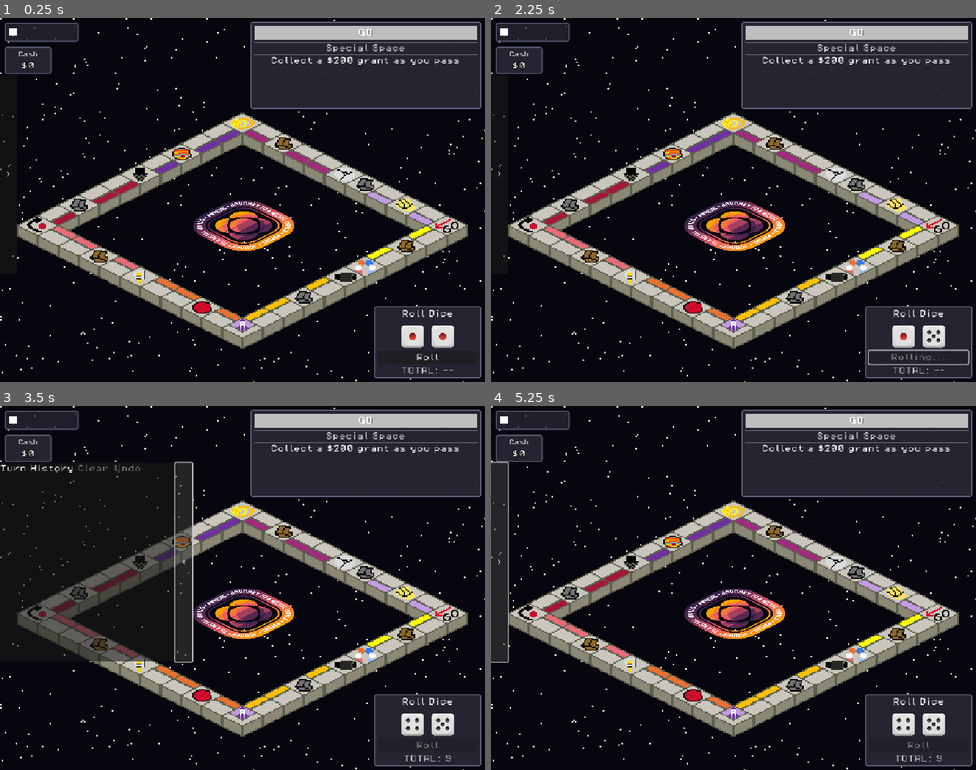
Above: before the commit, frames 1-4 (two rows, left to right).
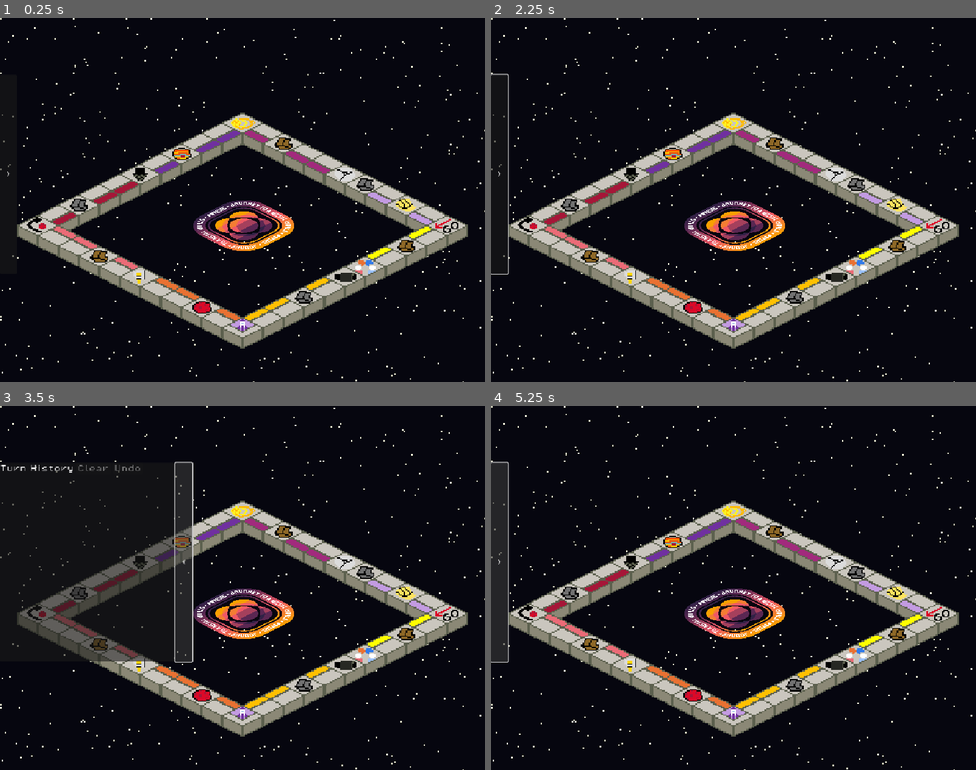
Above: after the commit, the same moments.

Repository: MissionToPsyche-Platinum/platinum_24d_game_psycheopoly-psb
Game: Godot game, scene res://scenes/GameBoard.tscn
Two runs of this game, one before a commit and one after it. Both use one fixed random seed, a clock stepped at 60 frames per second and the inputs below. This scene is started directly instead of the project's main scene.
Inputs (mouse positions are in pixels of both pictures, inside the frame that each line leads up to):
- Up to frame 1 (0.25 s): no input
- Up to frame 2 (2.25 s): click ">" at 0.5 s; click "<" at 1.25 s; click (917, 356) at 2 s, where only the run before the commit has a clickable "Roll"
- Up to frame 3 (3.5 s): click ">" at 2.75 s
- Up to frame 4 (5.25 s): click "<" at 3.5 s; click ">" at 4.25 s; click "<" at 5 s

The runs differ from the first frame. In frame 1, 17% of the frame differs, in the area x 1-100%, y 1-99%; in frame 2, 17%, in the area x 0-100%, y 1-99%; in frame 3, 17%; in frame 4, 17%.
Error after the commit: Parse Error: Identifier "card_resolved" not declared in the current scope. (res://scripts/core/chance_card_manager.gd:144)

Commit message:
AI Updates
AI now goes again on doubles rolls
AI not waits for movement-based chance cards to conclude
Cleaned up AI code

Diff:
--- a/scripts/core/ai_manager.gd
+++ b/scripts/core/ai_manager.gd
@@ -20,6 +20,8 @@
 	GameController.turn_started.connect(check_if_ai_turn)
 	ai_auction_turn.connect(ai_auction_decision)
 	ai_trade_turn.connect(ai_trade_decision)
+
+	ChanceCardMgr.card_resolved.connect(ai_card_resolve)
 
 # Emits the ai turn start signal if the next player is AI
 func check_if_ai_turn(player_index) -> void:
@@ -44,31 +46,35 @@
 		"PropertySpace", "InstrumentSpace", "PlanetSpace":
 			if (property._is_owned == true):
 				ai_pay.emit(space_num)
-				ai_turn_mid()
 			else:
-				ai_lands_on_unowned_property(space_num)
+				await ai_lands_on_unowned_property(space_num)
 		"CardSpace": # TODO: Make AI await the resolution of the chance card
 			ai_draw_card.emit(space_num)
-			ai_turn_mid()
+			return
 		"ExpenseSpace":
 			ai_pay.emit(space_num)
-			ai_turn_mid()
 		"SpecialSpace":
 			if (space_num == 30): # Solar Storm
 				ai_move.emit(space_num)
-			ai_turn_mid()
 		"GameSpace": # currently handles only the free parking sapce
 			if (space_num == 20): # "Free parking" space
 				var space_info = SpaceData.get_space_info(space_num)
 				GameController.credit(GameState.current_player_index, space_info.get("amount", 0))
-				ai_turn_mid()
-		_:
-			ai_turn_mid()
+	ai_turn_mid()
+
+
+func ai_card_resolve (card_num: int) -> void:
+	if (GameController.get_current_player().player_is_ai == false):
+		return
+	elif (card_num not in range(18, 33)): # Don't move to ai turn mid if the card is a movement based one. This range will need to be changed if chance card data is updated
+		ai_turn_mid()
+
+
 # AI should choose between purchasing and auctioning here
 func ai_lands_on_unowned_property(space_num: int) -> void:
 	ai_auction_start.emit(space_num)
-	await AuctionMgr.auction_ended #TODO: Improve the timing of AI moving onto the later parts of its turn
-	ai_turn_mid()
+	await AuctionMgr.auction_ended
+	await GameController.action_completed
 
 
 
@@ -76,8 +82,12 @@
 func ai_turn_mid() -> void:
 	ai_turn_end()
 
+
 func ai_turn_end() -> void:
-	GameController.end_turn()
+	if (GameState.players[GameState.current_player_index].has_rolled == true):
+		GameController.end_turn()
+	else:
+		ai_turn_start()
 
 # AI should decide how much to bid on an auction here
 func ai_auction_decision() -> void:
--- a/scripts/core/board.gd
+++ b/scripts/core/board.gd
@@ -1570,7 +1570,7 @@
 		p.last_roll_was_doubles = false
 
 func _on_doubles_rolled() -> void:
-	if notification_popup:
+	if notification_popup && GameController.get_current_player().player_is_ai == false:
 		var current_player := GameController.get_current_player()
 		if current_player and current_player.is_in_jail:
 			notification_popup.show_notification("Doubles!", "Go for Launch! Move forward.")
--- a/scripts/core/chance_card_manager.gd
+++ b/scripts/core/chance_card_manager.gd
@@ -141,3 +141,4 @@
 
 	else: # in place of an error
 		pass
+	card_resolved.emit(card_num)
